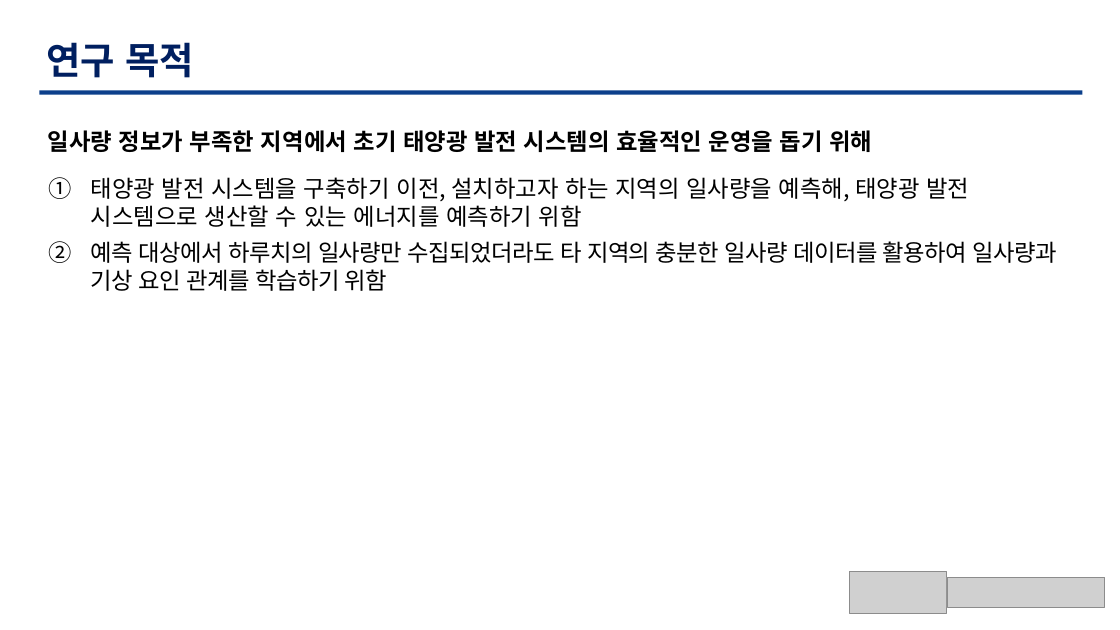
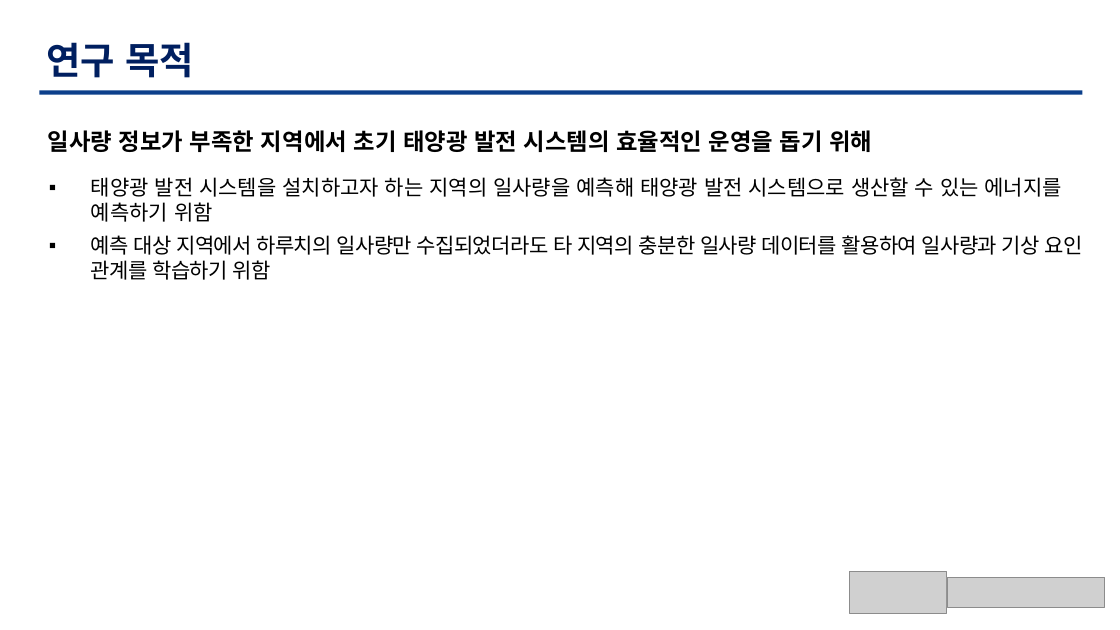
Before and after one commit to TaegyuHan/Solar_radiation_prediction_model, a slide deck: slide 6 of KICS_PT/[KICS] 모델 poster.pptx. Drawn at 1120x630 pixels with LibreOffice and Linux fonts; fonts in the diff are those of the drawing; grey boxes stand for pictures. Boxes give left, top, right and bottom in pixels: in the first picture for what was removed or moved away, otherwise in the second. Text is boxed around its words. In the diff, an @@ line names an element or a change of style, - is before the commit and + after.

```diff
--- a/KICS_PT/[KICS] 모델 poster.pptx
+++ b/KICS_PT/[KICS] 모델 poster.pptx
@@ text at box(91, 177, 1083, 280): text changed; size 20 to 18 pt; font Noto Sans CJK KR to Calibri @@
-1. 태양광 발전 시스템을 구축하기 이전, 설치하고자 하는 지역의 일사량을 예측해, 태양광 발전 시스템으로 생산할 수 있는 에너지를 예측하기 위함
-2. 예측 대상에서 하루치의 일사량만 수집되었더라도 타 지역의 충분한 일사량 데이터를 활용하여 일사량과 기상 요인 관계를 학습하기 위함
+▪ 태양광 발전 시스템을 설치하고자 하는 지역의 일사량을 예측해 태양광 발전 시스템으로 생산할 수 있는 에너지를 예측하기 위함
+▪ 예측 대상 지역에서 하루치의 일사량만 수집되었더라도 타 지역의 충분한 일사량 데이터를 활용하여 일사량과 기상 요인 관계를 학습하기 위함
```
Also in this commit, not shown: 10 other slides changed, 1 slide added.
